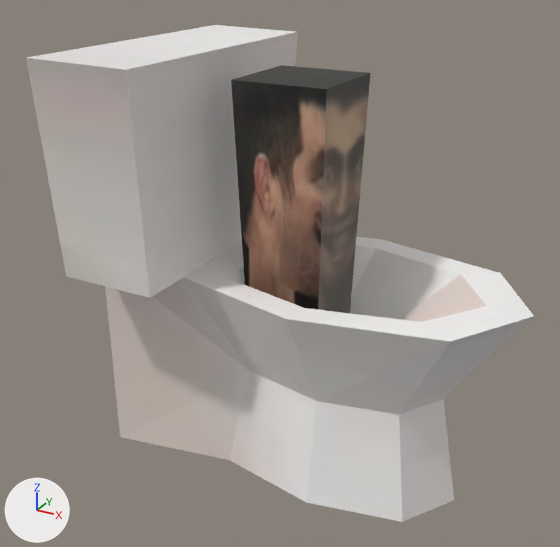
Before and after pictures for a commit that changed the Blender file Need for Pee/Assets/Blenders/toilet.blend.
Rendered twice from a camera (50 mm lens) standing at (1.12, -2.18, 1.05) and looking at (-0.05, -0.06, -0.02). Every picture has the same lights, and +X, +Y and +Z are marked at lower left.

Objects in the first picture: 'Skibidi', 'Toilet'.
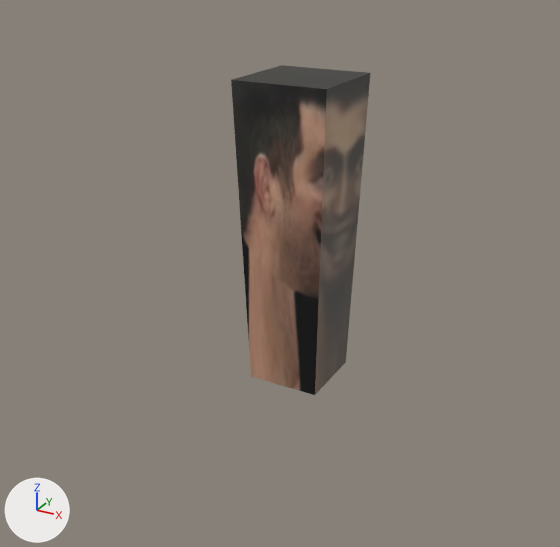
Where the change shows, as pixel boxes [x1, y1, x2, y2] in the pictures (560 x 547 px):
'Toilet', hidden
    before: [26, 25, 534, 522]

Patch to the scene script:
```diff
--- a/Need for Pee/Assets/Blenders/toilet.blend.py
+++ b/Need for Pee/Assets/Blenders/toilet.blend.py
@@ ob_toilet @@
 ob_toilet.scale = (1.72, 1.0, 1.0)
+ob_toilet.hide_set(True)
```
